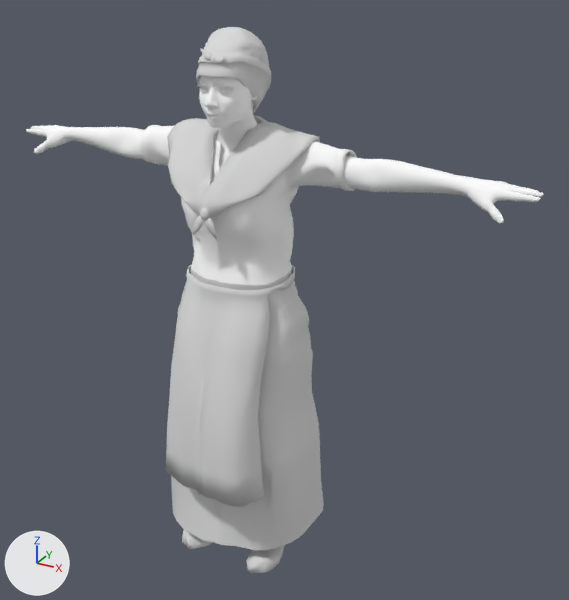
What one commit did to the FBX model Assets/3D Assets/Characters/1800s/Working Woman 2/T-Pose (Skirt Smoothed)/Lady With Shawl.fbx.
Rendered twice from a camera (50 mm lens) standing at (1.197, -1.912, 1.872) and looking at (0.112, 0.059, 0.886). The axes (+X, +Y, +Z) are drawn at lower left. The lights are the same throughout. Where no turn or scale is listed for an object, it has been applied to the vertices. Vertices at the same position are counted once.

Before the edit, the objects in view are built like this:
```python
mat_bottommat = principled_material('Bottommat')
mat_bottommat.base_color = (0.7, 0.7, 0.7)  # light grey #dadada
mat_bottommat.roughness = 0.9
me_u3dmesh = bpy.data.meshes.new('U3DMesh')
me_u3dmesh.from_pydata(...)  # 14438 vertices, 14844 faces; spans x -0.85..0.85, y -0.3..0.25, z 0.0..1.69
# faces by material slot: [10179, 926, 664, 926, 613, 1131, 405]
me_u3dmesh.materials.append(mat_bodymat)  # white #ffffff
me_u3dmesh.materials.append(mat_hatmat)  # light grey #dadada
me_u3dmesh.materials.append(mat_bottommat)  # light grey #dadada
me_u3dmesh.materials.append(mat_shoesmat)  # light grey #dadada
me_u3dmesh.materials.append(mat_shawlmat)  # light grey #dadada
me_u3dmesh.materials.append(mat_topmat)  # white #ffffff
me_u3dmesh.materials.append(mat_apronmat)  # light grey #dadada
ob_u3dmesh = bpy.data.objects.new('U3DMesh', me_u3dmesh)
ob_u3dmesh.location = (0.0, 0.0, 0.0)
```
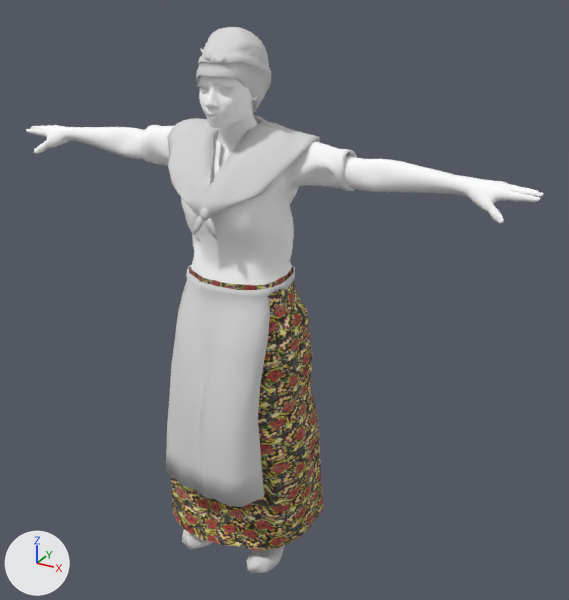
Edits to the scene script, one JSON object a line:
```json
{"op": "add", "block": "img_lady_with_shawl_bottom_diffuse_png", "code": ["img_lady_with_shawl_bottom_diffuse_png = load_image('Lady_With_Shawl_Bottom_Diffuse.png', 'Lady_With_Shawl_Bottom_Diffuse.png', 1024, 1024, 'sRGB')"]}
{"op": "remove", "block": "mat_bottommat", "code": "mat_bottommat.base_color = (0.7, 0.7, 0.7)  # light grey #dadada"}
{"op": "add", "block": "mat_bottommat", "code": "mat_bottommat.texture = img_lady_with_shawl_bottom_diffuse_png"}
{"block": "me_u3dmesh", "where": "me_u3dmesh.from_pydata(...)  # 14438 vertices, 14844 faces; spans x -0.85..0.85, y -0.3..0.25, z 0.0..1.69"}
{"block": "me_u3dmesh", "where": "# used by ob_u3dmesh; location = (0.0, 0.0, 0.0)"}
{"block": "me_u3dmesh", "change": "me_u3dmesh part 1: 725 kept faces spanning x -0.34..0.85, y -0.21..0.25, z 0.08..1.63 get new texture (UV) coordinates"}
```

What differs and where, as boxes [x1, y1, x2, y2] in the pictures (569 x 600 px):
```json
{"object": "U3DMesh", "change": "surface changed", "before": [169, 264, 323, 554], "after": [169, 264, 323, 554]}
{"part": 1, "of": "me_u3dmesh", "change": "surface changed", "before": [171, 267, 323, 550], "after": [171, 267, 323, 550]}
```
